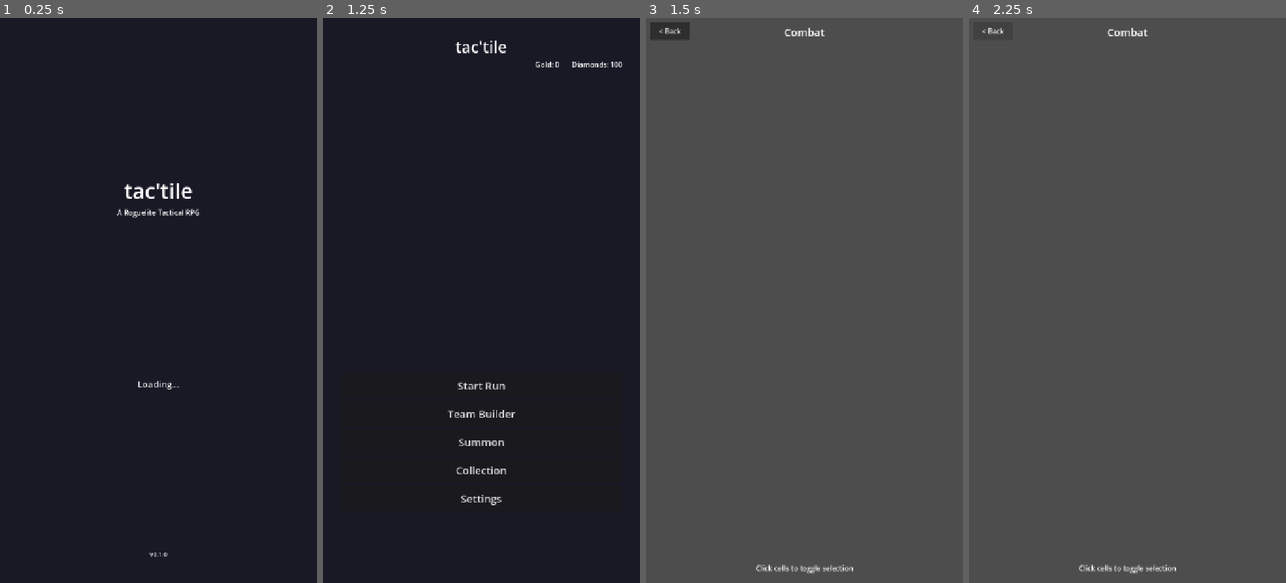
Above: before the commit, frames 1-4 (left to right).
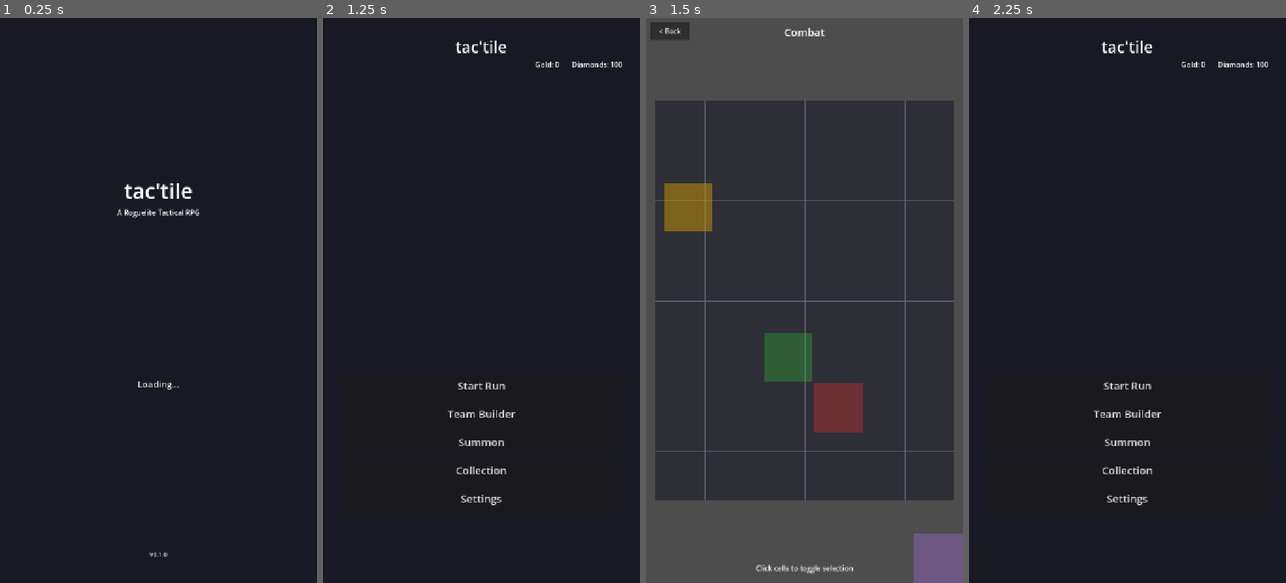
Above: after the commit, the same moments.

Repository: Romain0706/tac-tile
Game: Godot game, scene res://scenes/main.tscn
Two runs of this game, one before a commit and one after it. Both use one fixed random seed, a clock stepped at 60 frames per second and the inputs below.
Inputs (mouse positions are in pixels of both pictures, inside the frame that each line leads up to):
- Up to frame 1 (0.25 s): no input
- Up to frame 2 (1.25 s): tap Enter at 0.5 s; move the mouse to (551, 272) at 0.52 s; click (551, 272) at 0.67 s
- Up to frame 3 (1.5 s): click "Start Run" at 1.25 s
- Up to frame 4 (2.25 s): click "< Back" at 2 s

Frames 1-2 are identical in both runs. In frame 3, 68% of the frame differs, in the area x 2-100%, y 14-100%; in frame 4, 100%, in the area x 0-100%, y 0-100%.
Error before the commit: Parse Error: Export type can only be built-in, a resource, a node, or an enum. (res://scripts/combat/grid_renderer.gd:16)
Error after the commit: Invalid call. Nonexistent function 'screen_to_gridv' in base 'RefCounted (GridSystem)'. (res://scripts/combat/grid_renderer.gd:151)

Commit message:
fix: remove @export from GridSystem variable (RefCounted not allowed)
GridSystem extends RefCounted which cannot be used with @export.
Changed to regular variable initialization.

Co-Authored-By: Claude Opus 4.6 <noreply@anthropic.com>

Diff:
--- a/scripts/combat/grid_renderer.gd
+++ b/scripts/combat/grid_renderer.gd
@@ -12,8 +12,8 @@
 const GRID_LINE_WIDTH: float = 1.0
 const GRID_BACKGROUND_COLOR: Color = Color(0.1, 0.1, 0.15, 0.6)
 
-# Dependencies
-@export var grid_system: GridSystem
+# Dependencies (GridSystem is RefCounted, cannot be @export)
+var grid_system: GridSystem = null
 
 # State
 var _cells: Array[GridCell] = []
